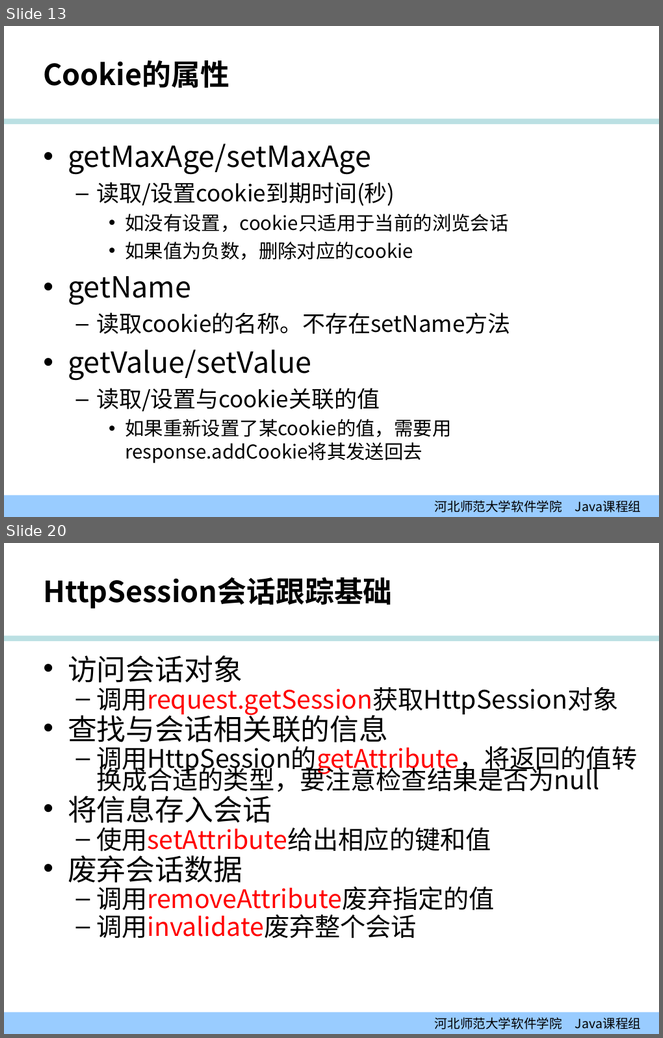
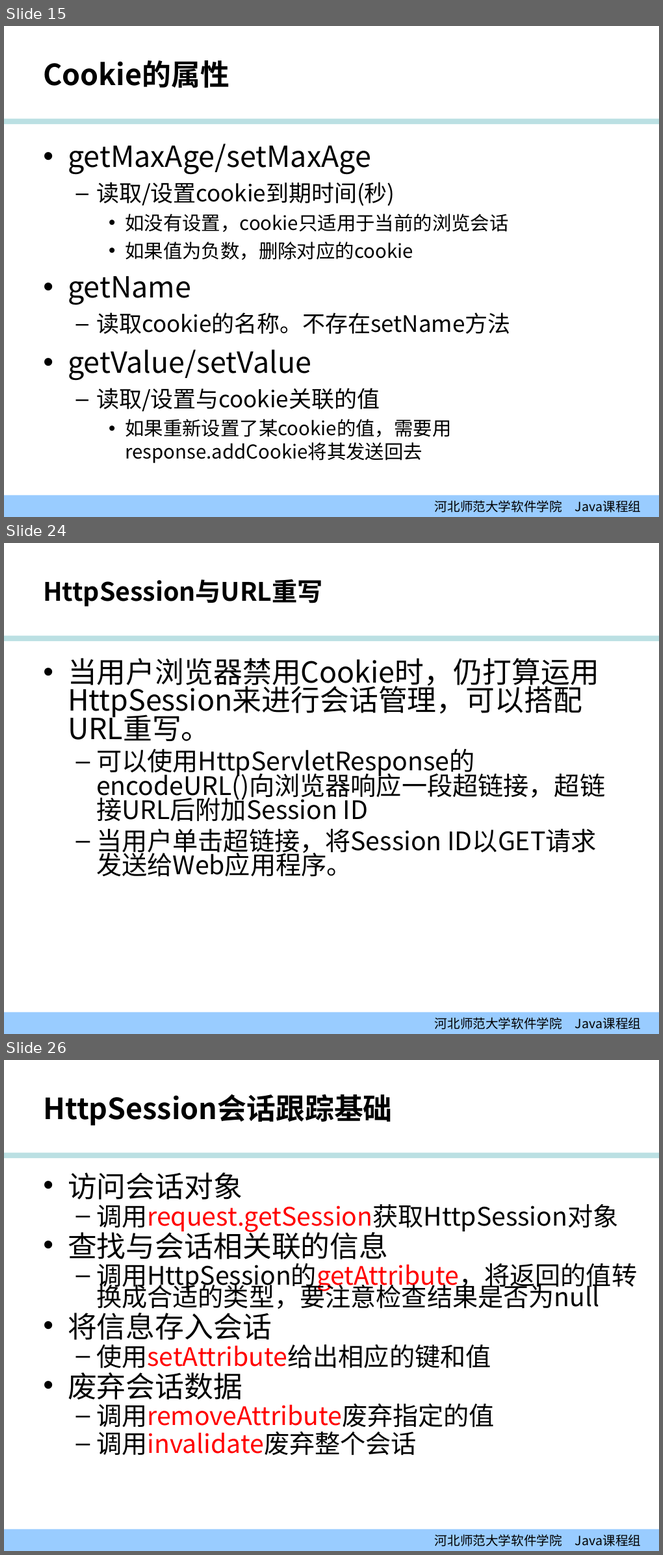
Before and after one commit to edu2act/course-JavaEE, a slide deck: 课程PPT/02-01_会话.ppt. Shown one above the other, each under a label of ours: slides 13 and 20 before the commit, slides 15, 24 and 26 after it; the slides between them are not shown. The pictures are 663x1038 and 663x1555 pixels, drawn with LibreOffice and Linux fonts; fonts in the diff are those of the drawing; background and template pictures are left out. Boxes give left, top, right and bottom in pixels: in the first picture for what was removed or moved away, otherwise in the second. Text is boxed around its words. In the diff, an @@ line names an element or a change of style, - is before the commit and + after.

```diff
--- a/课程PPT/02-01_会话.ppt
+++ b/课程PPT/02-01_会话.ppt
@@ slide 24 added at (4, 543, 659, 1034), background #FFFFFF; not listed: 2 template elements that a slide beside it also shows @@
@@ title added at (43, 579, 322, 607), 28 pt, text #000000, bold @@
+HttpSession与URL重写
@@ text added at (68, 658, 605, 877), 28 pt, text #000000 @@
+• 当用户浏览器禁用Cookie时，仍打算运用HttpSession来进行会话管理，可以搭配URL重写。
+  – 可以使用HttpServletResponse的encodeURL()向浏览器响应一段超链接，超链接URL后附加Session ID
+  – 当用户单击超链接，将Session ID以GET请求发送给Web应用程序。
@@ what was slide 13 is now slide 15 @@
@@ what was slide 20 is now slide 26 @@
```
Also in this commit, not shown: 14 slides changed, 4 other slides added, 6 other files.
